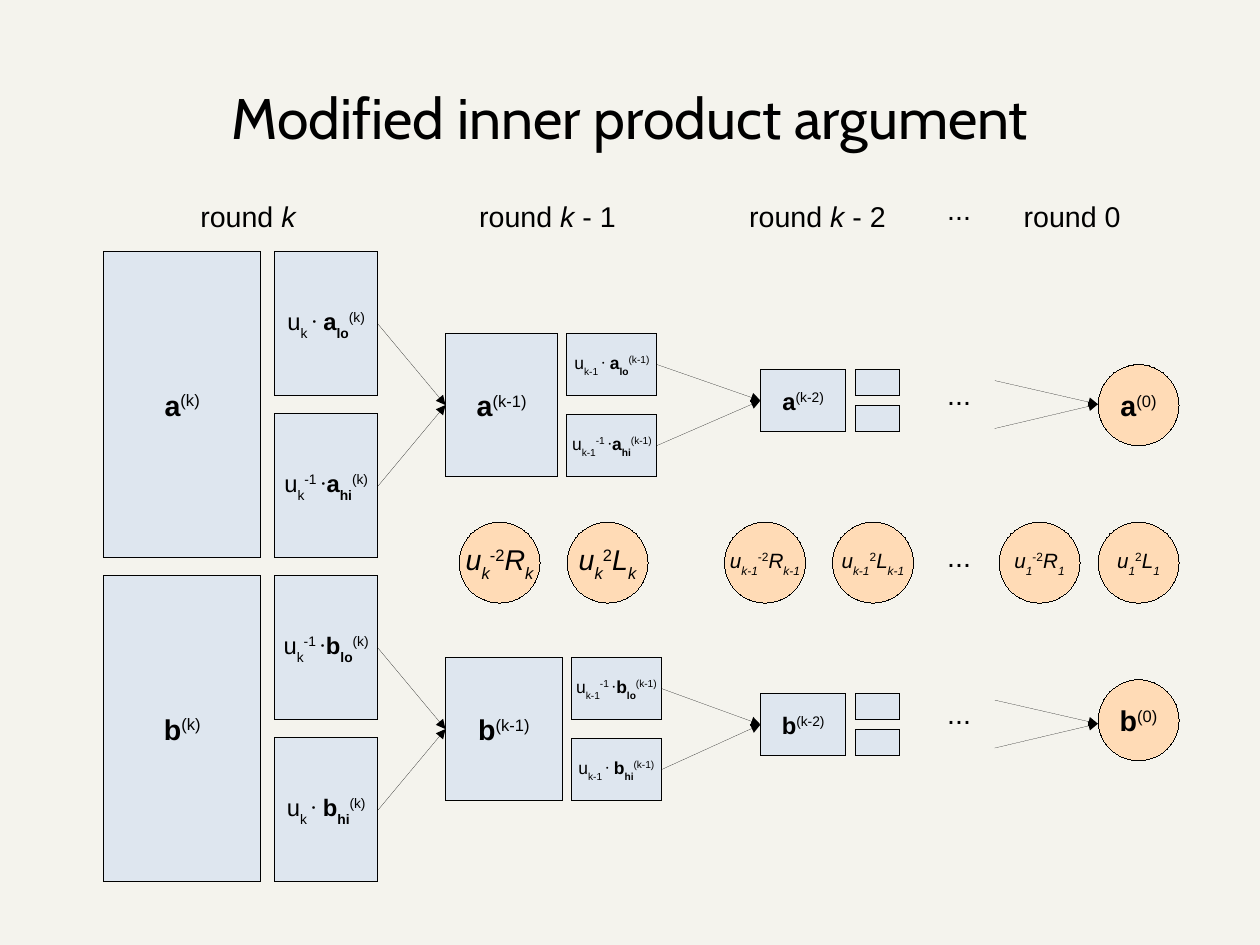
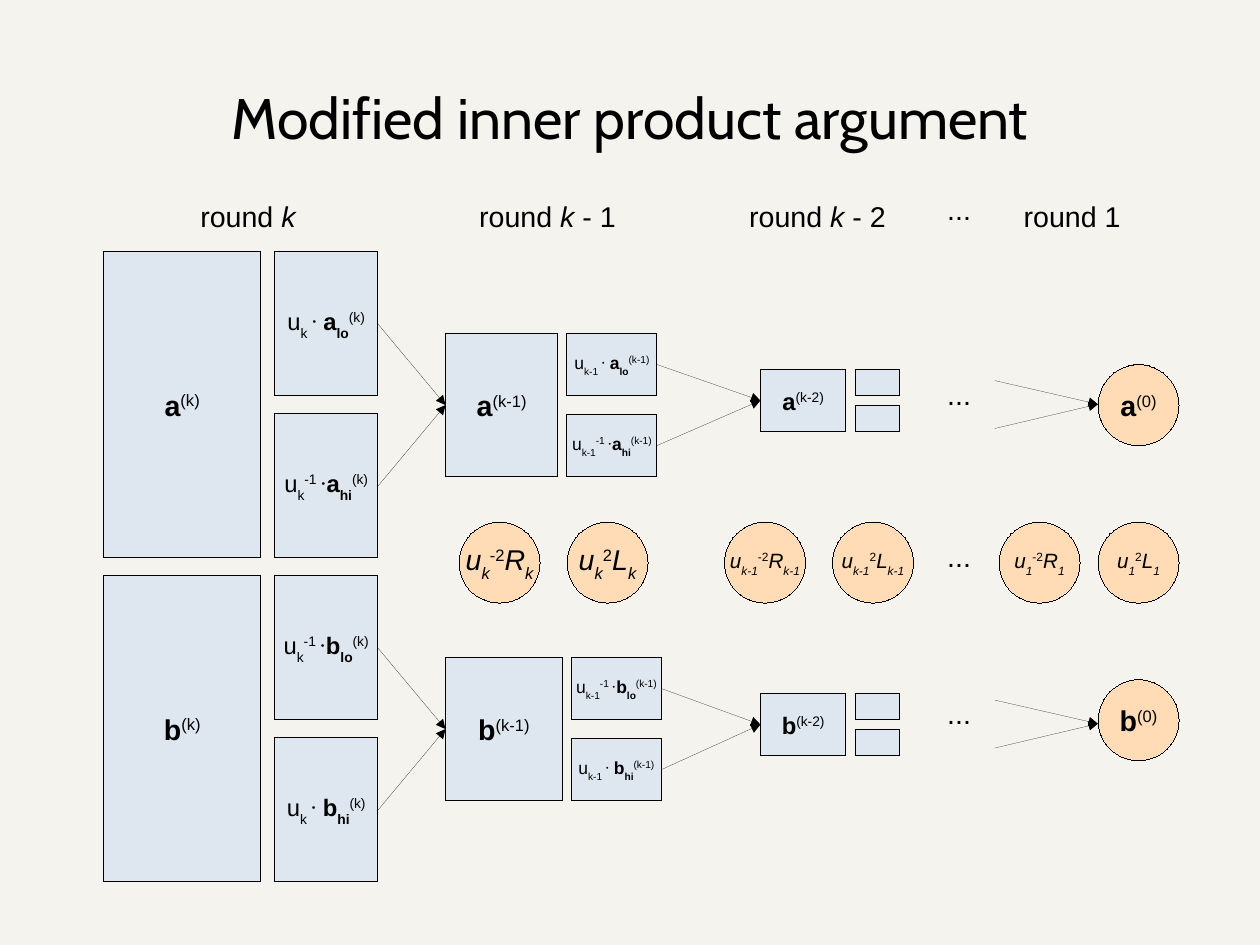
Before and after one commit to daira/halographs, a slide deck: slide 25 of deepdive.odp. Drawn at 1260x945 pixels with LibreOffice and Linux fonts; fonts in the diff are those of the drawing. Boxes give left, top, right and bottom in pixels: in the first picture for what was removed or moved away, otherwise in the second. Text is boxed around its words. In the diff, an @@ line names an element or a change of style, - is before the commit and + after.

Commit message:
Fix typo in modified inner product slides

```diff
--- a/deepdive.odp
+++ b/deepdive.odp
@@ text at (1024,206,1121,228): text changed @@
-round 0
+round 1
```
Also in this commit, not shown: 1 other slide changed, 1 other file.
